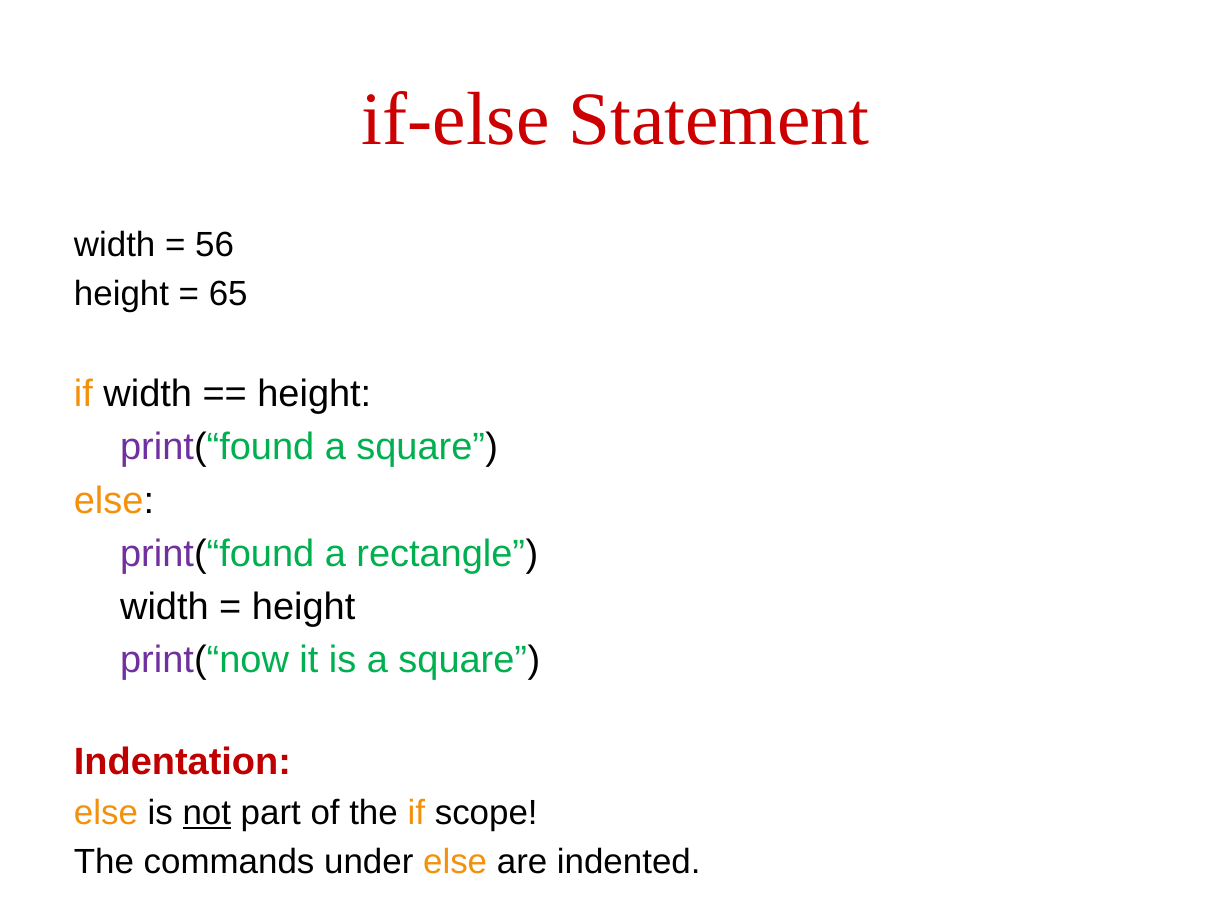
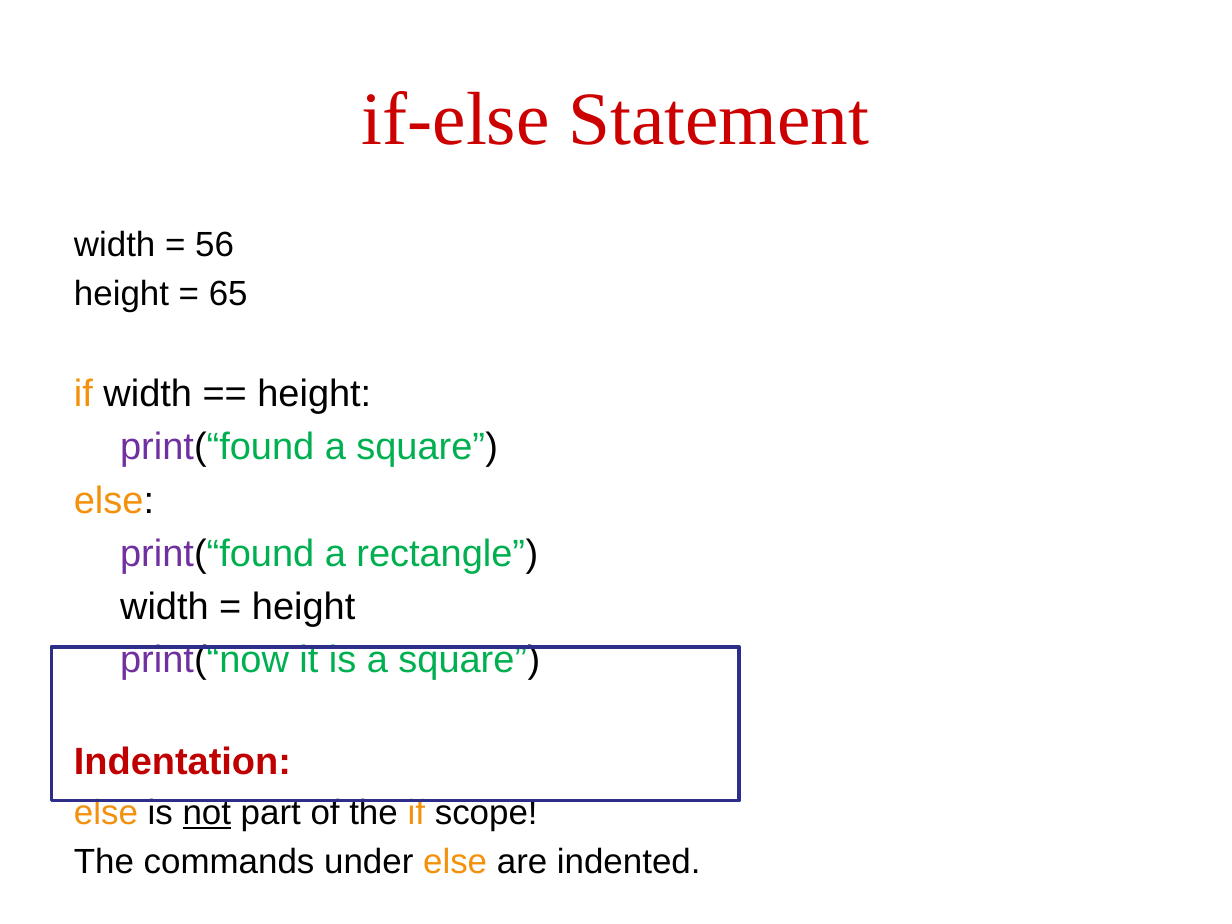
Before and after one commit to robintux/gip, a slide deck: slide 59 of Sessions/1/gip1.pptx. Drawn at 1232x924 pixels with LibreOffice and Linux fonts; fonts in the diff are those of the drawing. Boxes give left, top, right and bottom in pixels: in the first picture for what was removed or moved away, otherwise in the second. Text is boxed around its words. In the diff, an @@ line names an element or a change of style, - is before the commit and + after.

```diff
--- a/Sessions/1/gip1.pptx
+++ b/Sessions/1/gip1.pptx
@@ rectangle added at (52, 647, 739, 801), outline #2D2D8A 2 pt @@
```
Also in this commit, not shown: 11 other slides changed.
